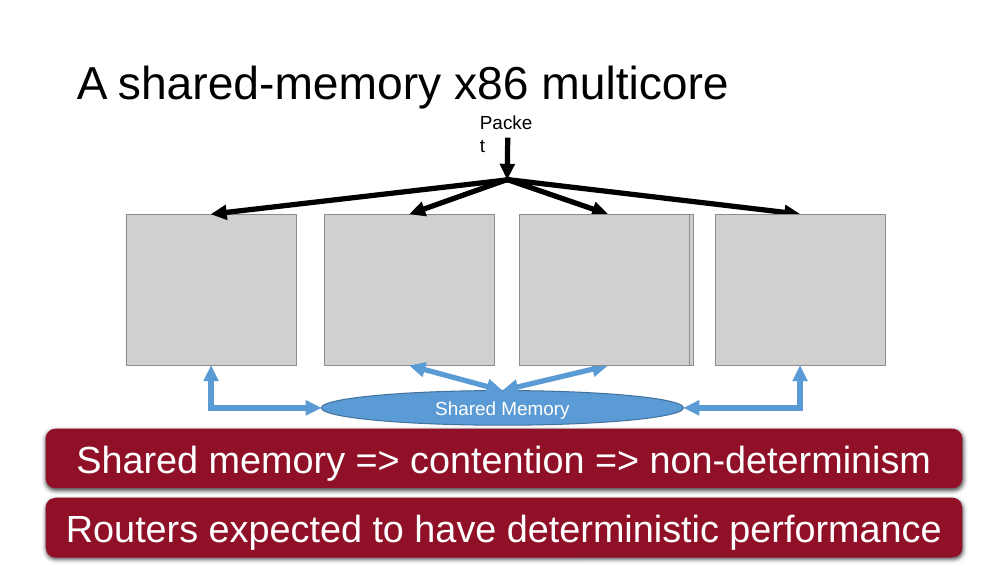
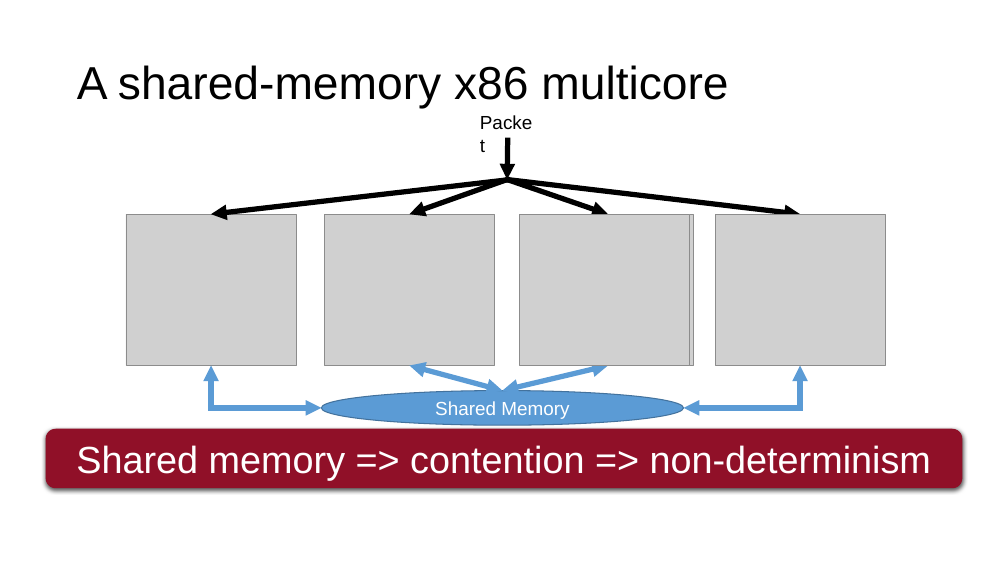
Before and after one commit to anirudhSK/pifo-domino-marple-ppts, a slide deck: slide 29 of combined_domino_pifo.pptx. Drawn at 1008x567 pixels with LibreOffice and Linux fonts; fonts in the diff are those of the drawing; grey boxes stand for pictures. Boxes give left, top, right and bottom in pixels: in the first picture for what was removed or moved away, otherwise in the second. Text is boxed around its words. In the diff, an @@ line names an element or a change of style, - is before the commit and + after.

```diff
--- a/combined_domino_pifo.pptx
+++ b/combined_domino_pifo.pptx
@@ rounded rectangle removed at (45, 498, 962, 557) @@
-Routers expected to have deterministic performance
```
Also in this commit, not shown: 2 other slides changed.
